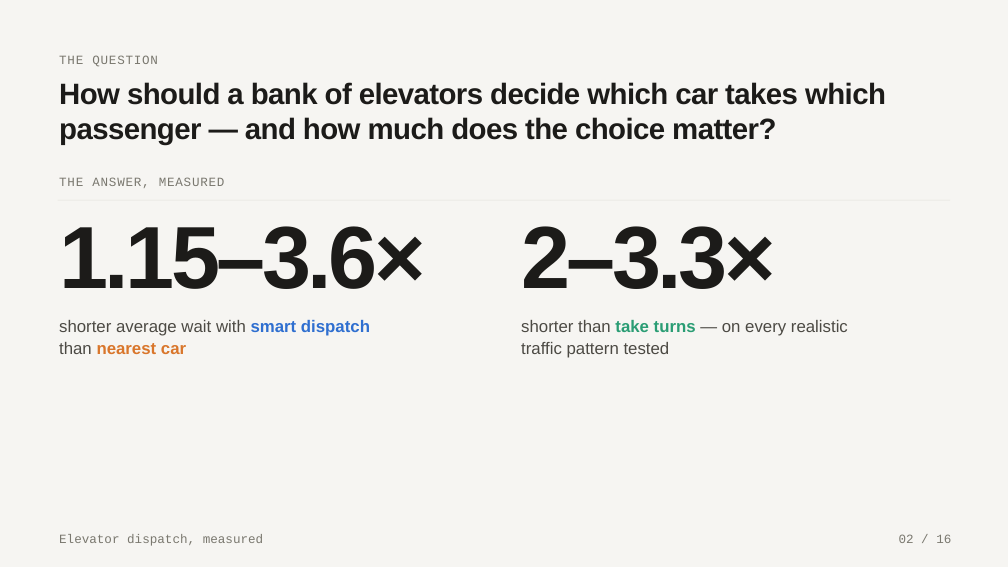
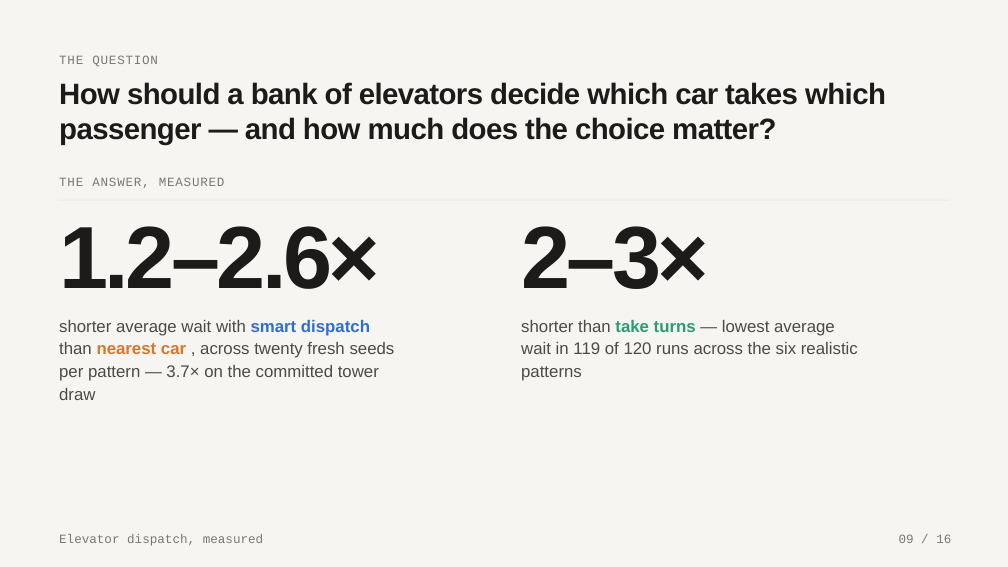
Before and after one commit to samuelgregorovic/elevator-dispatch-sim, a slide deck: slide 9 of docs/presentation/elevator-dispatch.pptx (slide 2 before the commit). Drawn at 1008x567 pixels with LibreOffice and Linux fonts; fonts in the diff are those of the drawing. Boxes give left, top, right and bottom in pixels: in the first picture for what was removed or moved away, otherwise in the second. Text is boxed around its words. In the diff, an @@ line names an element or a change of style, - is before the commit and + after.

```diff
--- a/docs/presentation/elevator-dispatch.pptx
+++ b/docs/presentation/elevator-dispatch.pptx
@@ text at [59, 226, 380, 289]: text changed @@
-1.15–3.6×
+1.2–2.6×
@@ text at [521, 226, 709, 289]: text changed @@
-2–3.3×
+2–3×
@@ text at [59, 320, 395, 381]: text changed @@
-shorter average wait with smart dispatch than nearest car
+shorter average wait with smart dispatch than nearest car , across twenty fresh seeds per pattern — 3.7× on the committed tower draw
@@ text at [521, 320, 858, 381]: text changed @@
-shorter than take turns — on every realistic traffic pattern tested
+shorter than take turns — lowest average wait in 119 of 120 runs across the six realistic patterns
@@ text at [899, 534, 951, 543]: text changed @@
-02 / 16
+09 / 16
```
Also in this commit, not shown: 9 other slides changed, 1 slide added, 1 slide removed, 22 other files.
